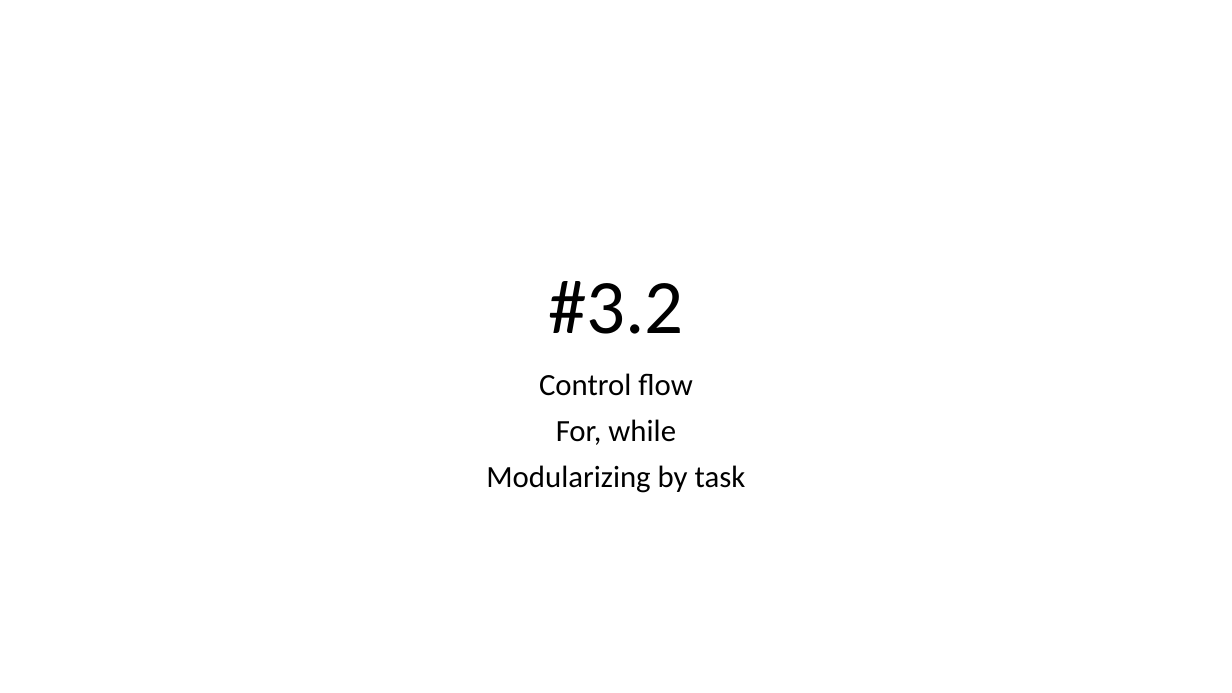
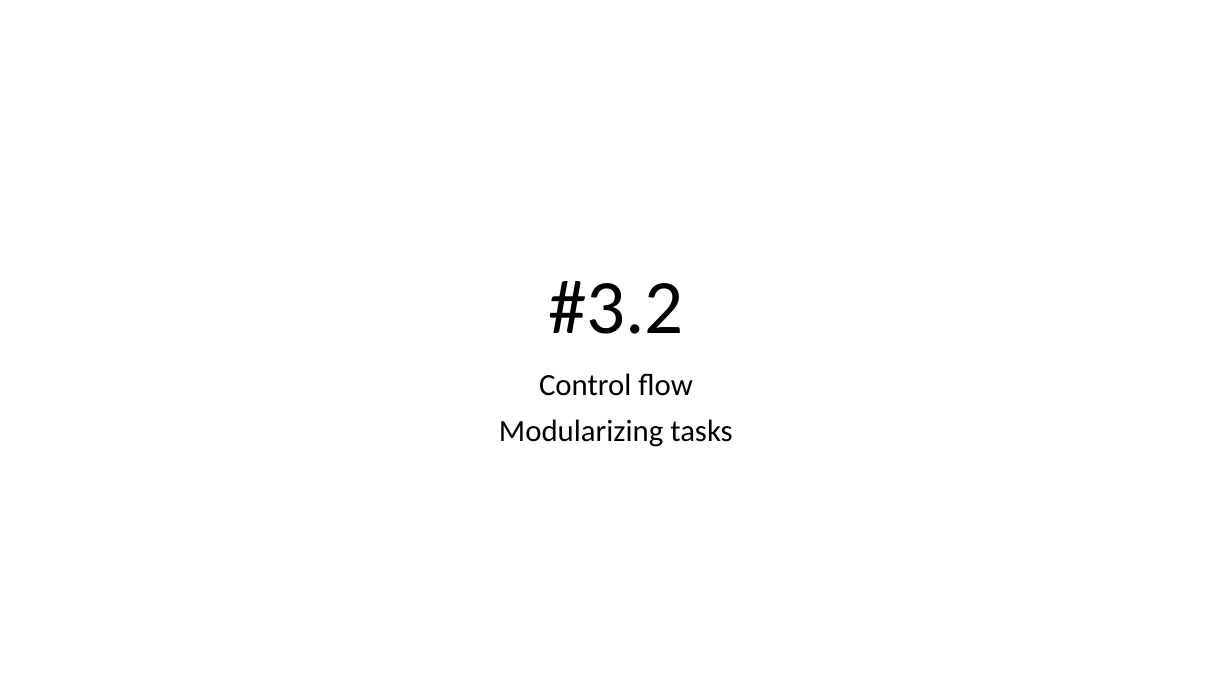
Before and after one commit to j-berg/bioinformatics-bootcamp, a slide deck: slide 2 of class_3_2/class_3_2.pptx (slide 1 before the commit). Drawn at 1232x693 pixels with LibreOffice and Linux fonts; fonts in the diff are those of the drawing. Boxes give left, top, right and bottom in pixels: in the first picture for what was removed or moved away, otherwise in the second. Text is boxed around its words. In the diff, an @@ line names an element or a change of style, - is before the commit and + after.

```diff
--- a/class_3_2/class_3_2.pptx
+++ b/class_3_2/class_3_2.pptx
@@ subtitle at (x1=499, y1=419, x2=733, y2=447): text changed @@
-For, while
-Modularizing by task
+Modularizing tasks
```
Also in this commit, not shown: 15 slides added, 5 other files.
